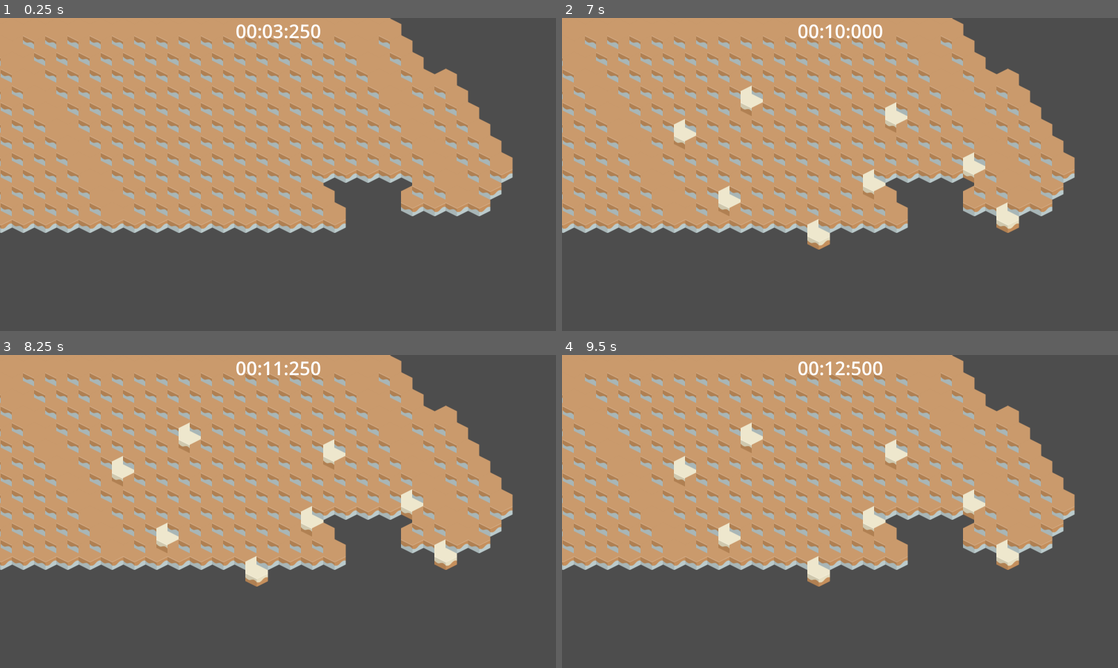
Above: before the commit, frames 1-4 (two rows, left to right).
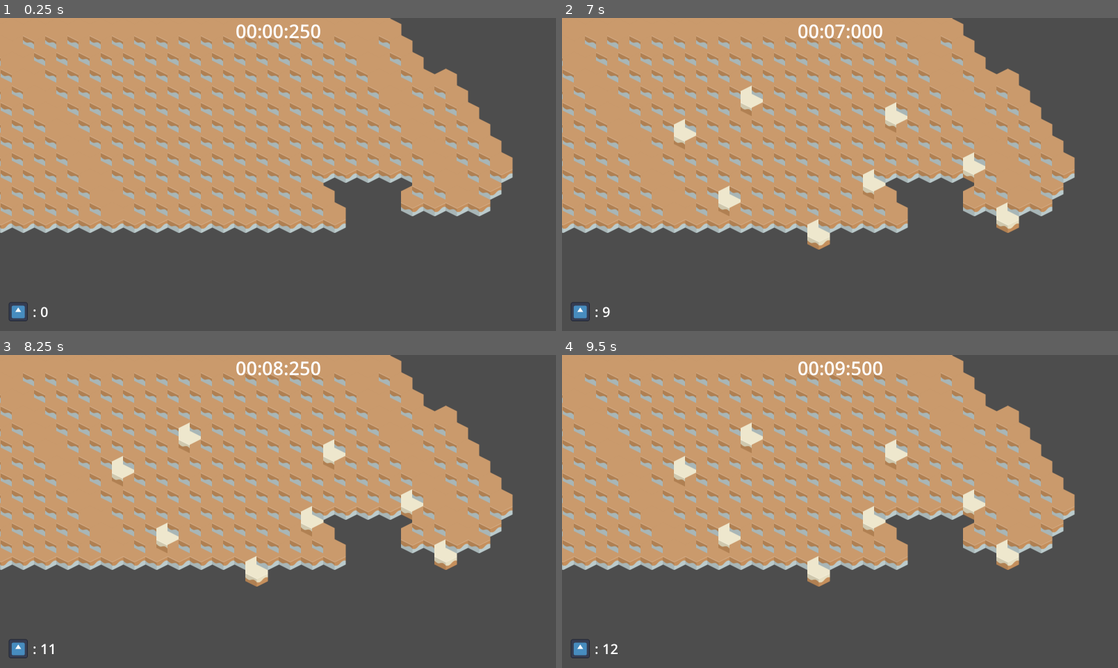
Above: after the commit, the same moments.

Repository: MarianPoirot/Gamejam-cellule
Game: Godot game, scene res://Scenes/main.tscn
The game is run twice, just before and just after one commit, with the same random seed, the same clock (stepped at 60 frames per second) and the same inputs. The engine's default icon, where the game draws it, is replaced by a stand-in: a white triangle on a blue panel in a dark square.
Inputs (mouse positions are in pixels of both pictures, inside the frame that each line leads up to):
- Up to frame 1 (0.25 s): no input
- Up to frame 2 (7 s): tap Enter at 0.5, 2, 3.5 s; move the mouse to (962, 158) at 0.52 s; click (962, 158) at 0.67 s; tap Space at 1.25, 2.75, 4.25 s; move the mouse to (728, 190) at 1.27 s; click (728, 190) at 1.42 s; move the mouse to (895, 105) at 2.02 s; click (895, 105) at 2.17 s; move the mouse to (812, 237) at 2.77 s; click (812, 237) at 2.92 s; move the mouse to (1006, 221) at 3.52 s; click (1006, 221) at 3.67 s; move the mouse to (673, 127) at 4.27 s; click (673, 127) at 4.42 s; move the mouse to (867, 174) at 5.02 s; click (867, 174) at 5.17 s; move the mouse to (756, 96) at 5.77 s; click (756, 96) at 5.92 s; move the mouse to (962, 158) at 6.52 s; click (962, 158) at 6.67 s
- Up to frame 3 (8.25 s): move the mouse to (166, 527) at 7.27 s; click (166, 527) at 7.42 s; move the mouse to (333, 442) at 8.02 s; click (333, 442) at 8.17 s
- Up to frame 4 (9.5 s): move the mouse to (812, 574) at 8.77 s; click (812, 574) at 8.92 s

The runs differ from the first frame. In frame 1, 0.2% of the frame differs, in the area x 1-51%, y 2-97%; in frame 2, 0.3%; in frame 3, 0.3%; in frame 4, 0.3%.

Commit message:
Ajout gain ressource

Diff:
--- a/Scenes/UI/InGame.tscn
+++ b/Scenes/UI/InGame.tscn
@@ -1,6 +1,7 @@
-[gd_scene load_steps=2 format=3 uid="uid://dp5ysnurplg1j"]
+[gd_scene load_steps=3 format=3 uid="uid://dp5ysnurplg1j"]
 
 [ext_resource type="Script" path="res://Scripts/UI/InGame.gd" id="1_7r3xs"]
+[ext_resource type="Texture2D" uid="uid://7ob8ynsr6t4k" path="res://icon.svg" id="2_s25xx"]
 
 [node name="InGame" type="CanvasLayer"]
 script = ExtResource("1_7r3xs")
@@ -16,3 +17,24 @@
 size_flags_horizontal = 4
 theme_override_font_sizes/font_size = 54
 text = "Temps : 0"
+
+[node name="ResourcesGrid" type="GridContainer" parent="."]
+anchors_preset = 2
+anchor_top = 1.0
+anchor_bottom = 1.0
+offset_left = 25.0
+offset_top = -83.0
+offset_right = 187.0
+offset_bottom = -25.0
+grow_vertical = 0
+columns = 2
+
+[node name="TextureRect" type="TextureRect" parent="ResourcesGrid"]
+layout_mode = 2
+texture = ExtResource("2_s25xx")
+expand_mode = 2
+
+[node name="Resource" type="Label" parent="ResourcesGrid"]
+layout_mode = 2
+theme_override_font_sizes/font_size = 40
+text = " : 200"
--- a/Scripts/UI/InGame.gd
+++ b/Scripts/UI/InGame.gd
@@ -1,11 +1,15 @@
 extends CanvasLayer
+
+class_name InGameUI
 
 @onready
 var _timeLabel : Label = $Time
+@onready
+var _resourceLabel : Label = $ResourcesGrid/Resource
 
 var _runStart : int = 0
 
-func startGame():
+func _startRun():
 	_runStart = Time.get_ticks_msec()
 
 # Called every frame. 'delta' is the elapsed time since the previous frame.
@@ -19,3 +23,6 @@
 	var sec = "%02d" % (inSecond%60)
 	var msec = "%03d" % (currentTime%1000)
 	_timeLabel.text = min + ":" + sec + ":" + msec
+
+func updateResources(nb : int):
+	_resourceLabel.text = " : " + str(nb)
--- a/Scripts/main.gd
+++ b/Scripts/main.gd
@@ -1,6 +1,17 @@
 extends CanvasLayer
 
+class_name Main
 
-# Called when the node enters the scene tree for the first time.
+var nbResource : int = 0
+
+@onready
+var UI : InGameUI = $InGame
+
 func _ready():
-	pass
+	UI._startRun()
+	UI.updateResources(nbResource)
+
+func _unhandled_input(event):
+	if(event is InputEventMouseButton and event.button_index == MOUSE_BUTTON_LEFT and event.is_pressed()):
+		nbResource+=1
+		UI.updateResources(nbResource)
